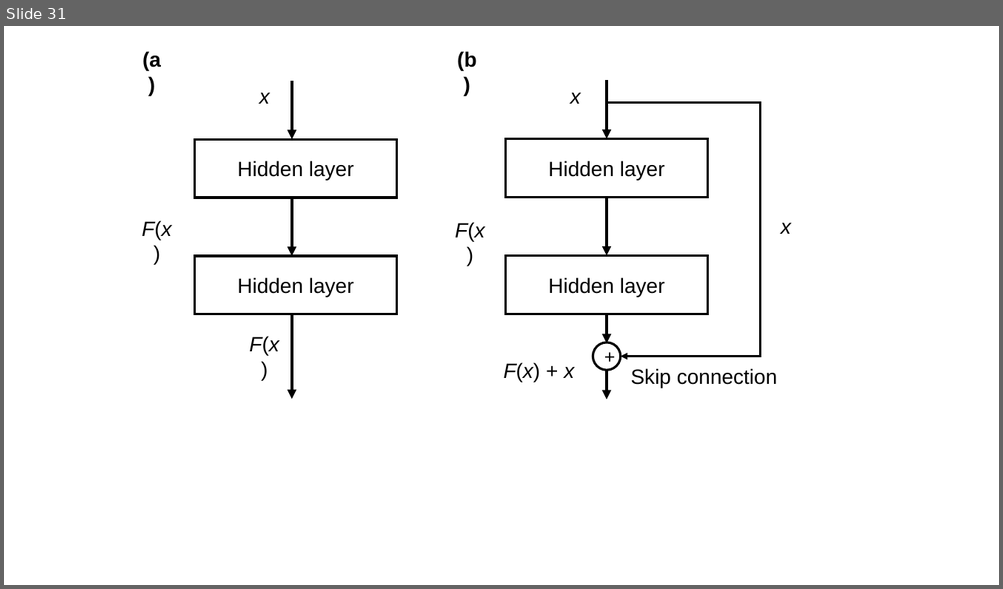
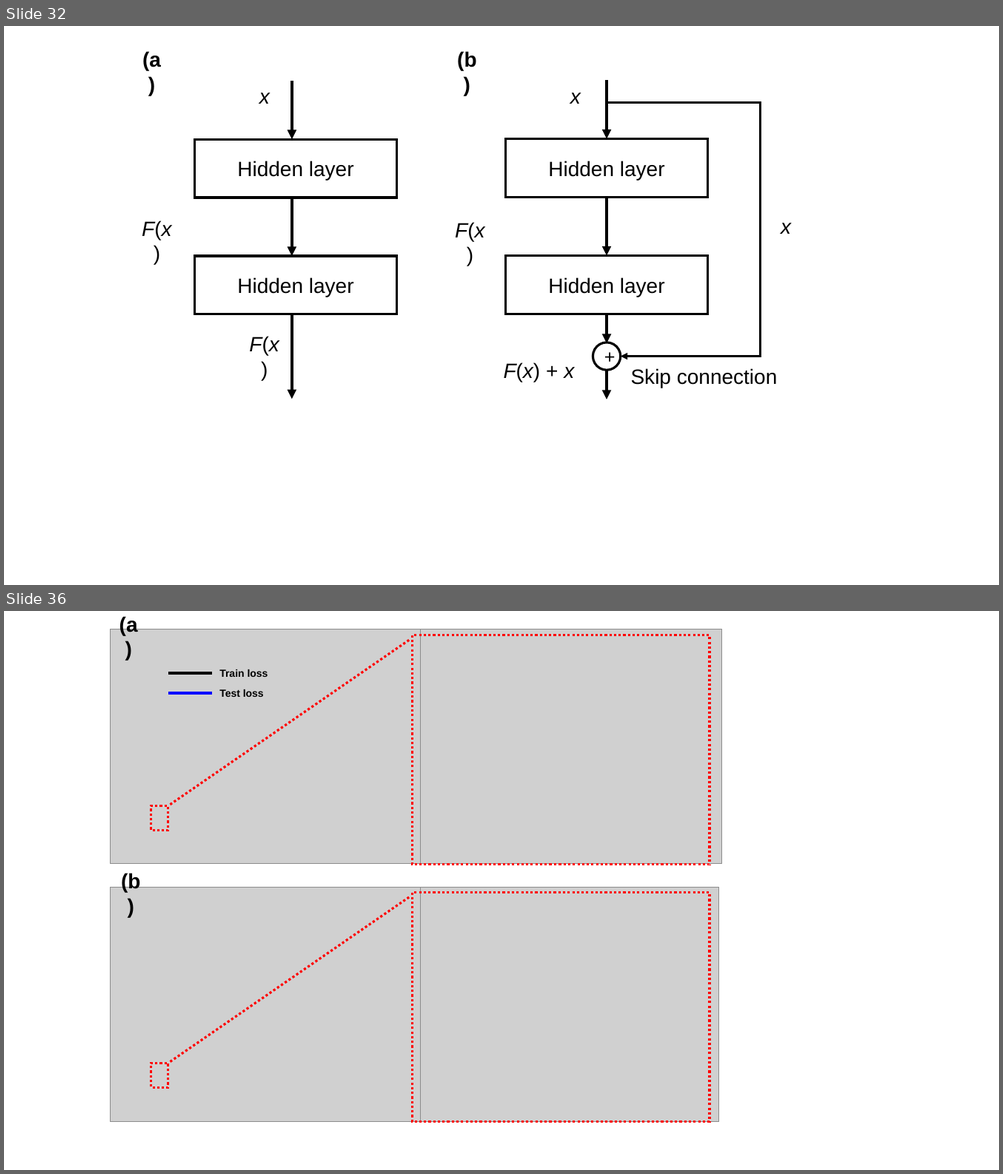
Before and after one commit to jglee96/NBTP_Lab, a slide deck: 개인/석사학위논문/그림.pptx. Shown one above the other, each under a label of ours: slide 31 before the commit, slides 32 and 36 after it; the slides between them are not shown. The pictures are 1003x589 and 1003x1174 pixels, drawn with LibreOffice and Linux fonts; fonts in the diff are those of the drawing; grey boxes stand for pictures. Boxes give left, top, right and bottom in pixels: in the first picture for what was removed or moved away, otherwise in the second. Text is boxed around its words. In the diff, an @@ line names an element or a change of style, - is before the commit and + after.

```diff
--- a/개인/석사학위논문/그림.pptx
+++ b/개인/석사학위논문/그림.pptx
@@ slide 36 added at box(4, 611, 999, 1170), background #FFFFFF @@
@@ picture added at box(110, 629, 420, 864) @@
@@ text added at box(119, 615, 138, 635), 20 pt, text #000000, bold @@
+(a)
@@ picture added at box(412, 629, 722, 864) @@
@@ line added from (409, 640) to (168, 806), #FF0000 2.25 pt dashed @@
@@ rectangle added at box(412, 635, 710, 865), outline #FF0000 2.25 pt dashed @@
@@ group added at box(168, 669, 268, 697): 2 lines, 2 texts @@
+Train loss
+Test loss
@@ rectangle added at box(151, 806, 168, 830), outline #FF0000 2.25 pt dashed @@
@@ text added at box(121, 873, 140, 893), 20 pt, text #000000, bold @@
+(b)
@@ picture added at box(110, 887, 420, 1122) @@
@@ line added from (409, 897) to (168, 1063), #FF0000 2.25 pt dashed @@
@@ picture added at box(409, 887, 719, 1122) @@
@@ rectangle added at box(412, 893, 710, 1123), outline #FF0000 2.25 pt dashed @@
@@ rectangle added at box(151, 1063, 168, 1088), outline #FF0000 2.25 pt dashed @@
@@ what was slide 31 is now slide 32 @@
```
Also in this commit, not shown: 1 slide changed, 4 other slides added, 17 other files.
